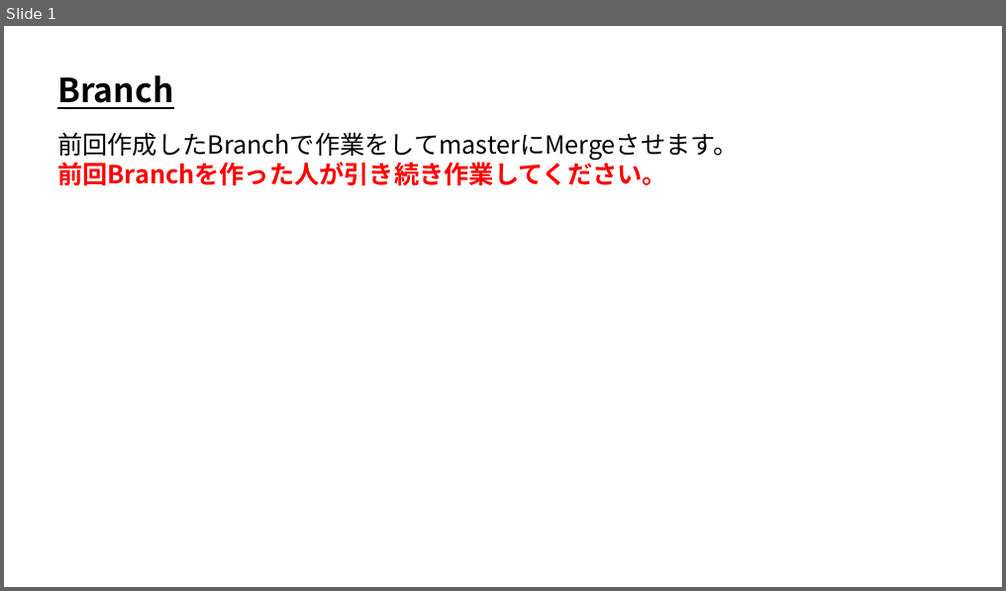
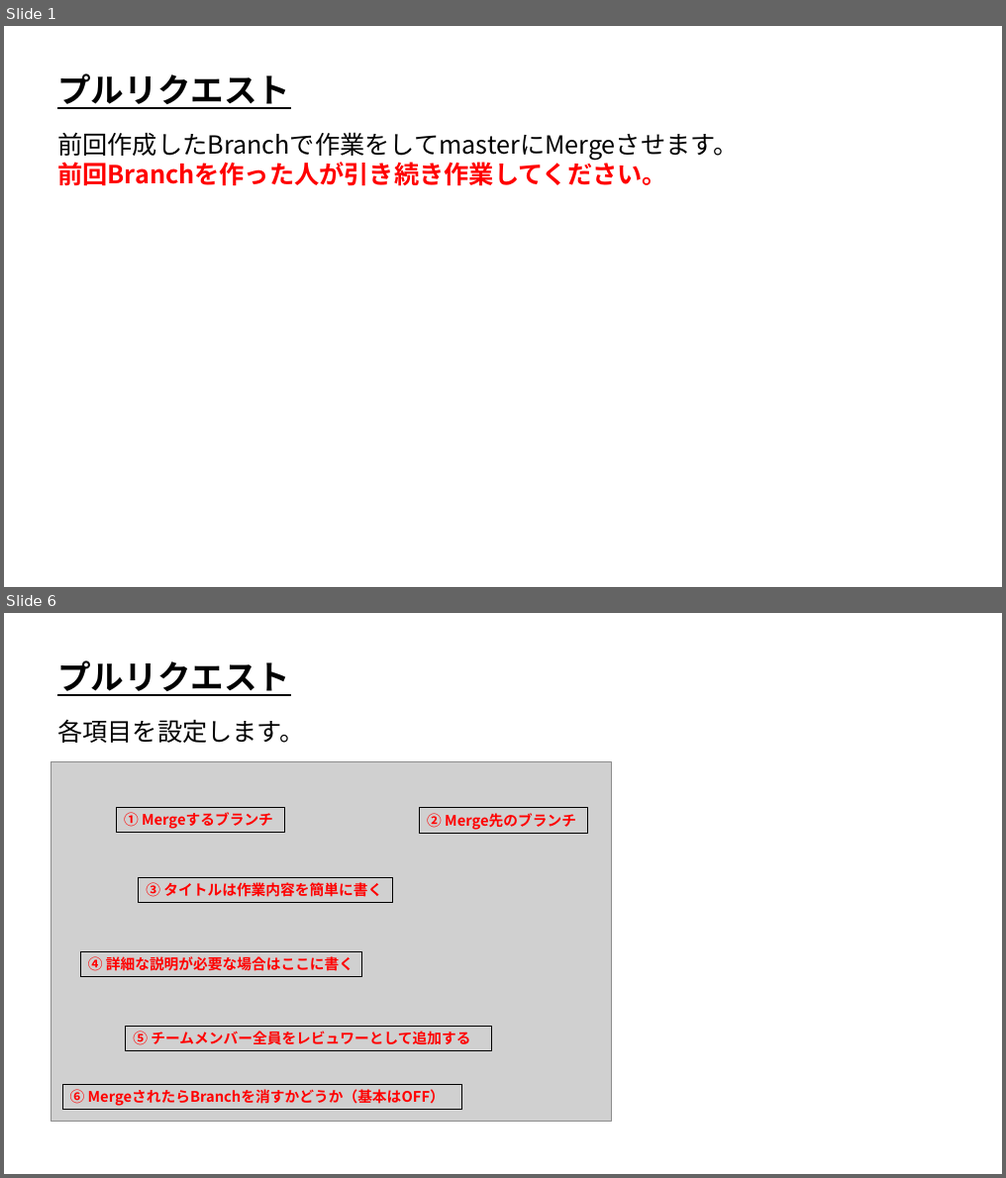
Before and after one commit to ArakiYusuke-Ohara/Textbook, a slide deck: ゲーム科2年/00_前期/ゲームエンジンⅢ/バージョン管理/11_プルリクエストとMerge.pptx. Shown one above the other, each under a label of ours: slide 1 before the commit, slides 1 and 6 after it; the slides between them are not shown. The pictures are 1006x591 and 1006x1178 pixels, drawn with LibreOffice and Linux fonts; fonts in the diff are those of the drawing; grey boxes stand for pictures. Boxes give left, top, right and bottom in pixels: in the first picture for what was removed or moved away, otherwise in the second. Text is boxed around its words. In the diff, an @@ line names an element or a change of style, - is before the commit and + after.

Commit message:
バージョン管理のスライドを最新に更新

```diff
--- a/ゲーム科2年/00_前期/ゲームエンジンⅢ/バージョン管理/11_プルリクエストとMerge.pptx
+++ b/ゲーム科2年/00_前期/ゲームエンジンⅢ/バージョン管理/11_プルリクエストとMerge.pptx
@@ slide 6 added at bbox=[4, 613, 1002, 1174], background #FFFFFF @@
@@ text added at bbox=[57, 661, 290, 696], 32 pt, text #000000, bold, underline @@
+プルリクエスト
@@ text added at bbox=[57, 719, 304, 743], 24 pt, text #000000 @@
+各項目を設定します。
@@ picture added at bbox=[51, 761, 611, 1122] @@
@@ rectangle added at bbox=[116, 808, 284, 833], outline #000000 0.75 pt, 14 pt, text #FF0000, bold @@
+① Mergeするブランチ
@@ rectangle added at bbox=[420, 808, 587, 833], outline #000000 0.75 pt, 14 pt, text #FF0000, bold @@
+② Merge先のブランチ
@@ rectangle added at bbox=[139, 878, 393, 903], outline #000000 0.75 pt, 14 pt, text #FF0000, bold @@
+③ タイトルは作業内容を簡単に書く
@@ rectangle added at bbox=[80, 953, 361, 977], outline #000000 0.75 pt, 14 pt, text #FF0000, bold @@
+④ 詳細な説明が必要な場合はここに書く
@@ rectangle added at bbox=[126, 1026, 492, 1052], outline #000000 0.75 pt, 14 pt, text #FF0000, bold @@
+⑤ チームメンバー全員をレビュワーとして追加する
@@ rectangle added at bbox=[62, 1084, 461, 1110], outline #000000 0.75 pt, 14 pt, text #FF0000, bold @@
+⑥ MergeされたらBranchを消すかどうか（基本はOFF）
@@ slide 1 changed as well @@
@@ text at bbox=[57, 74, 290, 109]: text changed @@
-Branch
+プルリクエスト
```
Also in this commit, not shown: 14 other slides added, 9 other files.
